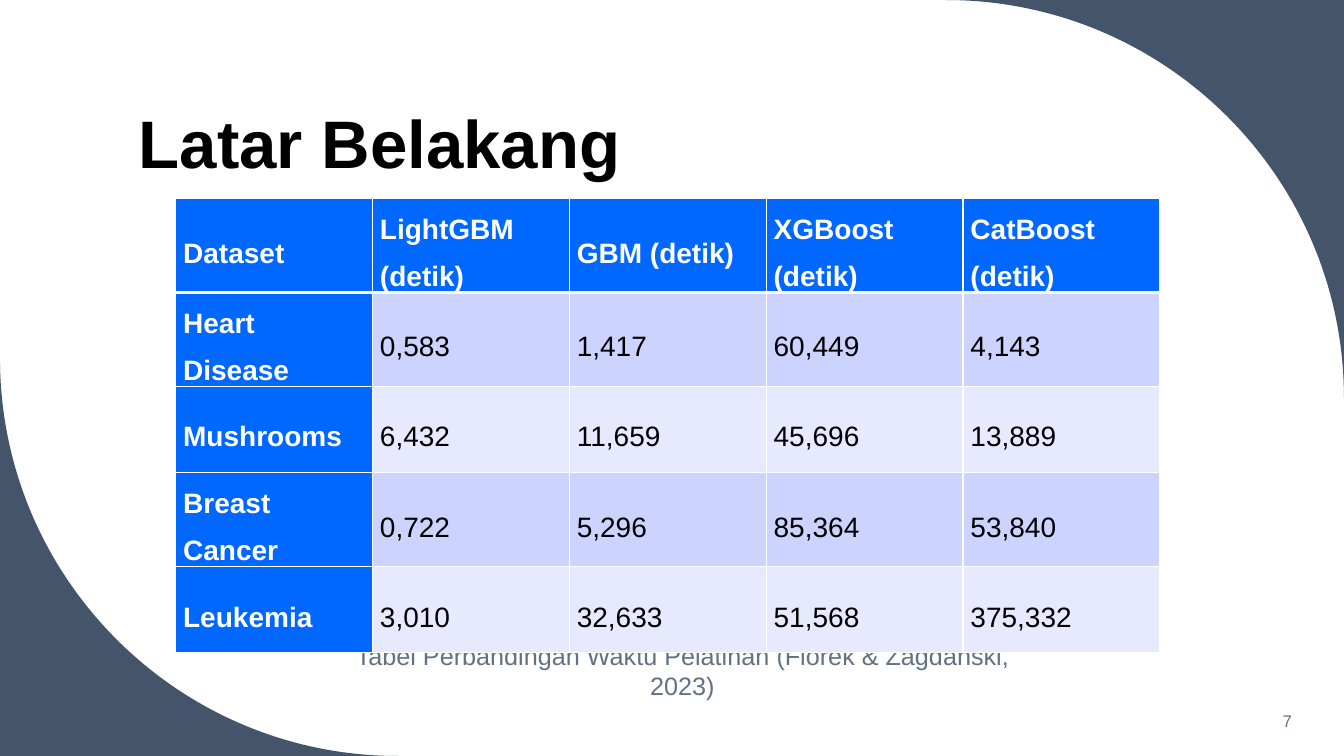
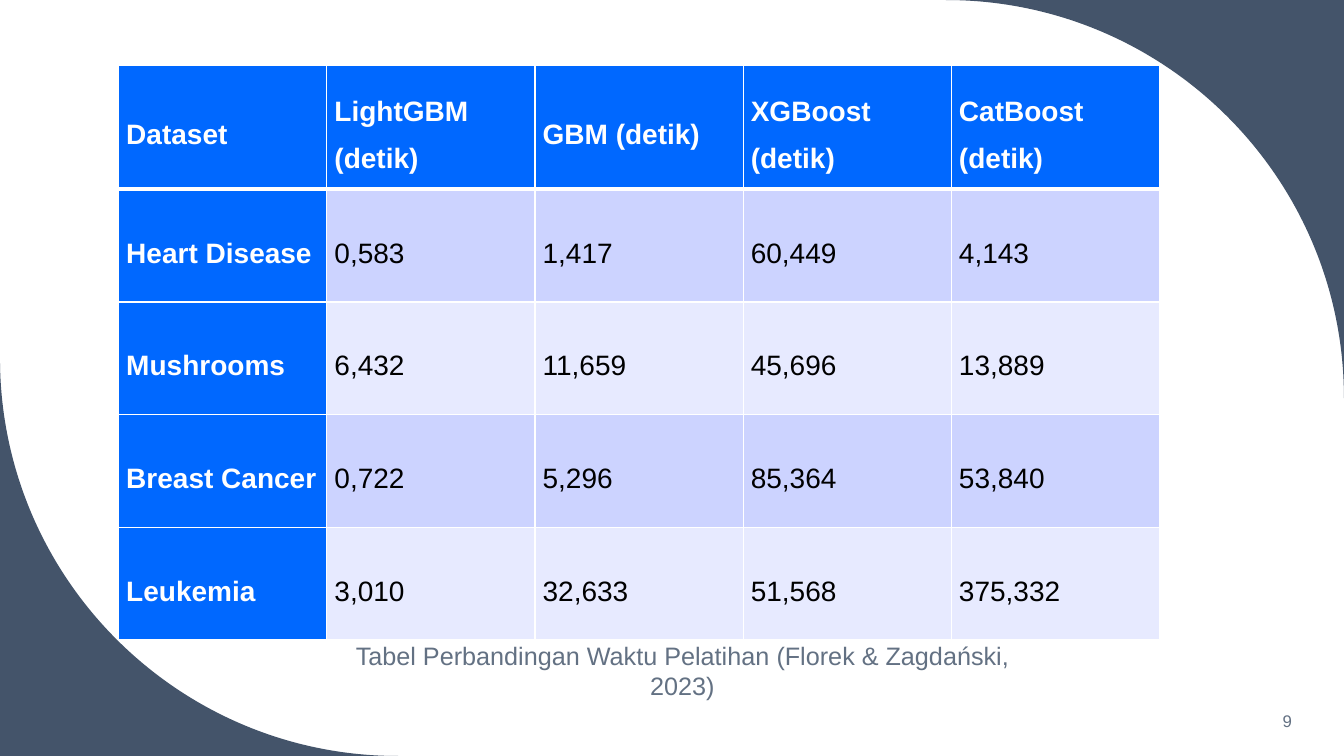
Before and after one commit to fadhilra101/skripsi, a slide deck: slide 9 of ppt/PPT SEMHAS.pptx (slide 7 before the commit). Drawn at 1344x756 pixels with LibreOffice and Linux fonts; fonts in the diff are those of the drawing. Boxes give left, top, right and bottom in pixels: in the first picture for what was removed or moved away, otherwise in the second. Text is boxed around its words. In the diff, an @@ line names an element or a change of style, - is before the commit and + after.

```diff
--- a/ppt/PPT SEMHAS.pptx
+++ b/ppt/PPT SEMHAS.pptx
@@ table resized from (x1=175, y1=199, x2=1158, y2=640) to (x1=119, y1=66, x2=1163, y2=640) @@
@@ title removed at (x1=139, y1=119, x2=621, y2=181) @@
-Latar Belakang
@@ page number at (x1=1283, y1=715, x2=1292, y2=727): text changed @@
-7
+9
```
Also in this commit, not shown: 17 other slides changed, 3 slides added, 1 slide removed, 10 other files.
